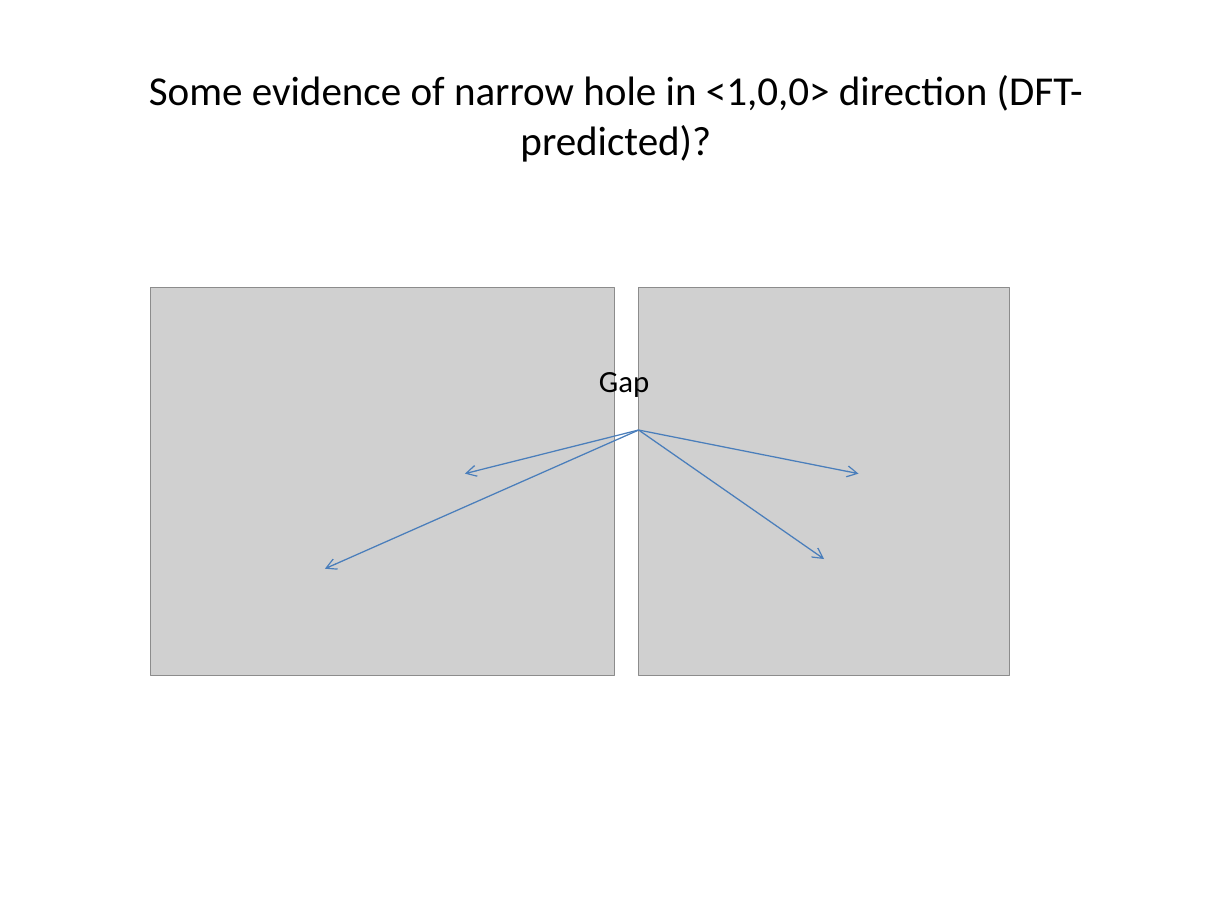
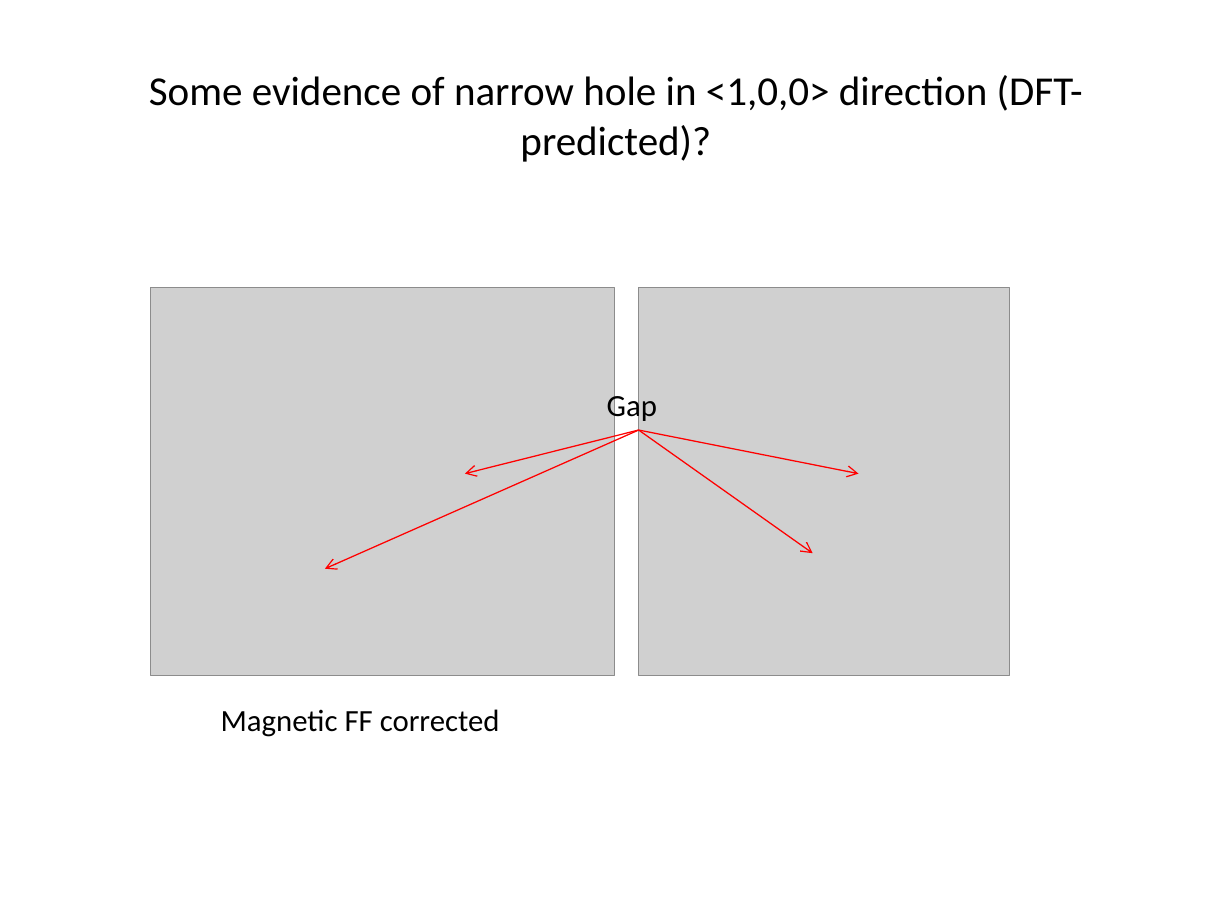
Before and after one commit to abuts/Fe, a slide deck: slide 6 of SpinWaveExcitationsInFe.pptx. Drawn at 1232x924 pixels with LibreOffice and Linux fonts; fonts in the diff are those of the drawing; grey boxes stand for pictures. Boxes give left, top, right and bottom in pixels: in the first picture for what was removed or moved away, otherwise in the second. Text is boxed around its words. In the diff, an @@ line names an element or a change of style, - is before the commit and + after.

```diff
--- a/SpinWaveExcitationsInFe.pptx
+++ b/SpinWaveExcitationsInFe.pptx
@@ text "Gap": place and size @@
-text "Gap" at (599, 366, 649, 400)
+text "Gap" at (607, 391, 657, 425)
@@ arrow (638, 430) - (325, 569): stroke #4B7EBC 0.75 pt to #FF0000 0.75 pt @@
@@ arrow (638, 430) - (464, 473): stroke #4B7EBC 0.75 pt to #FF0000 0.75 pt @@
@@ arrow (638, 430) - (859, 473): stroke #4B7EBC 0.75 pt to #FF0000 0.75 pt @@
@@ arrow moved from (638, 430) - (824, 559) to (638, 430) - (813, 553) @@
@@ arrow (638, 430) - (813, 553): stroke #4B7EBC 0.75 pt to #FF0000 0.75 pt @@
@@ text added at (221, 709, 500, 737), 18 pt, text #000000 @@
+Magnetic FF corrected
```
Also in this commit, not shown: 2 other slides changed, 1 other file.
